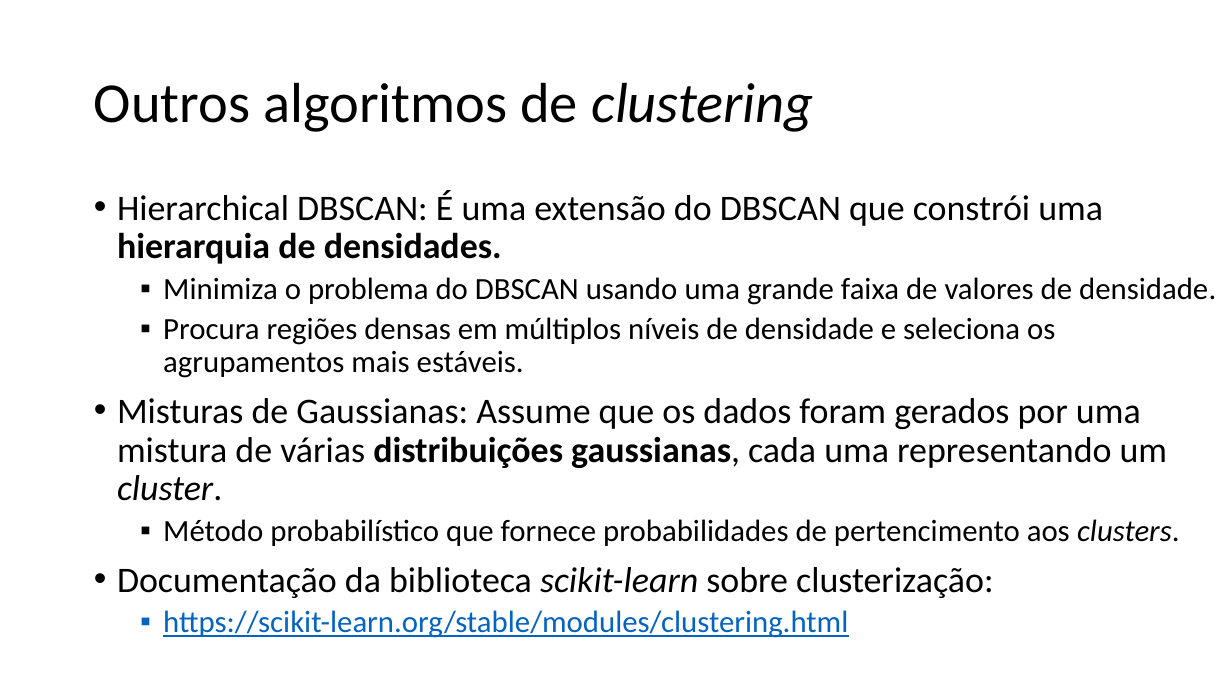
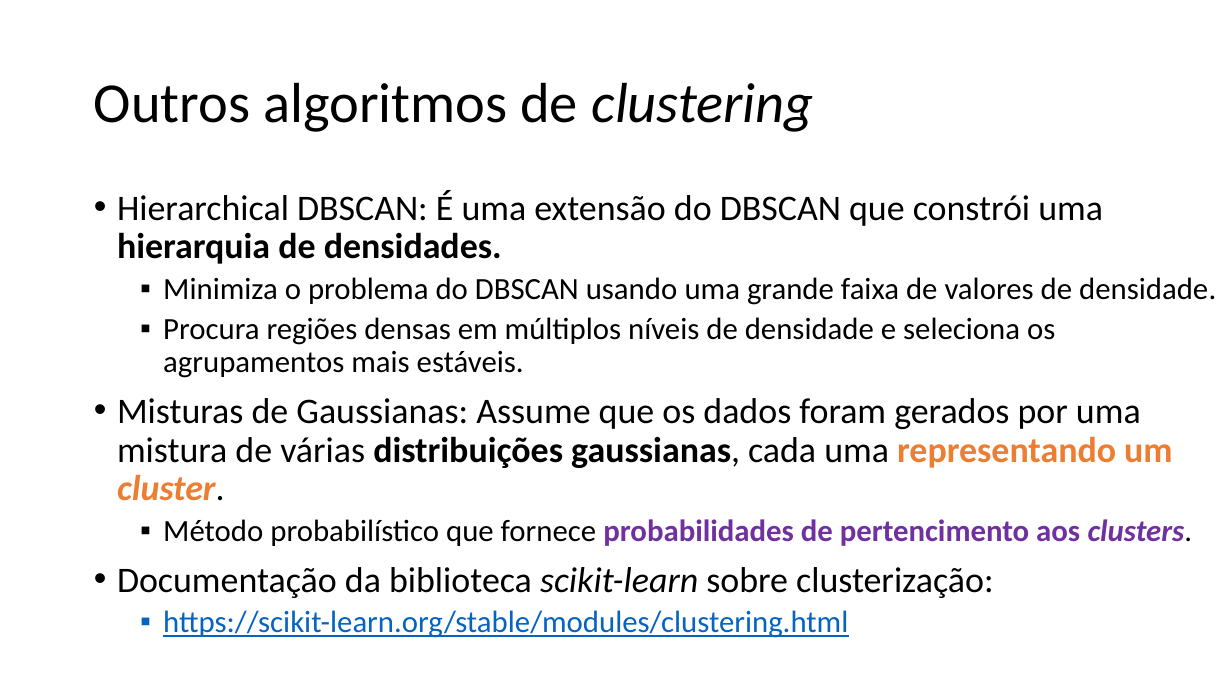
Before and after one commit to zz4fap/c24_inteligencia_artificial, a slide deck: slide 41 of slides/C24_kMeans.pptx (slide 40 before the commit). Drawn at 1232x693 pixels with LibreOffice and Linux fonts; fonts in the diff are those of the drawing. Boxes give left, top, right and bottom in pixels: in the first picture for what was removed or moved away, otherwise in the second. Text is boxed around its words. In the diff, an @@ line names an element or a change of style, - is before the commit and + after.

```diff
--- a/slides/C24_kMeans.pptx
+++ b/slides/C24_kMeans.pptx
@@ text at (117,398,1193,546): text colour #000000 to #ED7D31 in "representando um cluster."; bold on in "representando um cluster.", "probabilidades de pertencimento aos clusters."; text colour #000000 to #7030A0 in "probabilidades de pertencimento aos clusters." @@
```
Also in this commit, not shown: 6 other slides changed, 1 slide added, 1 other file.
